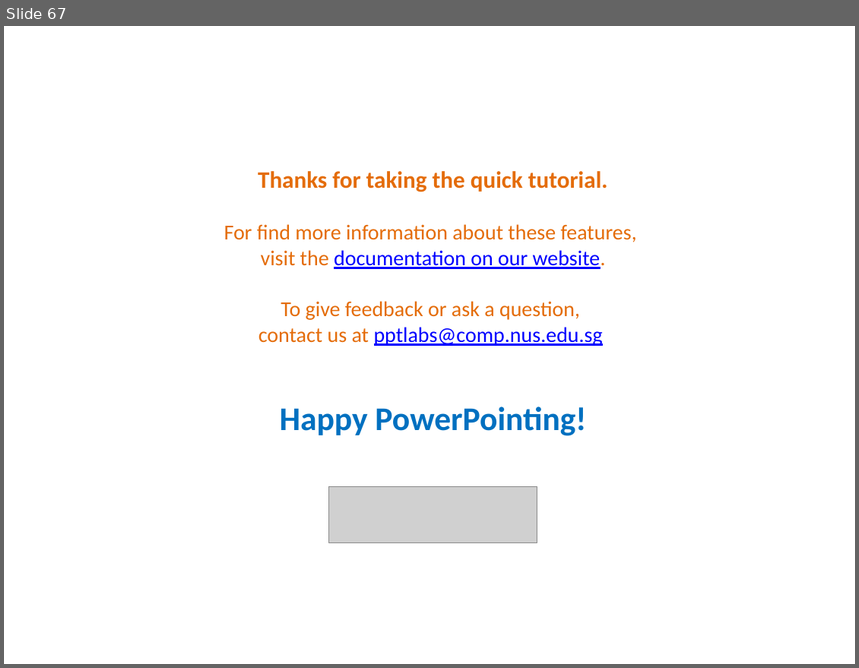
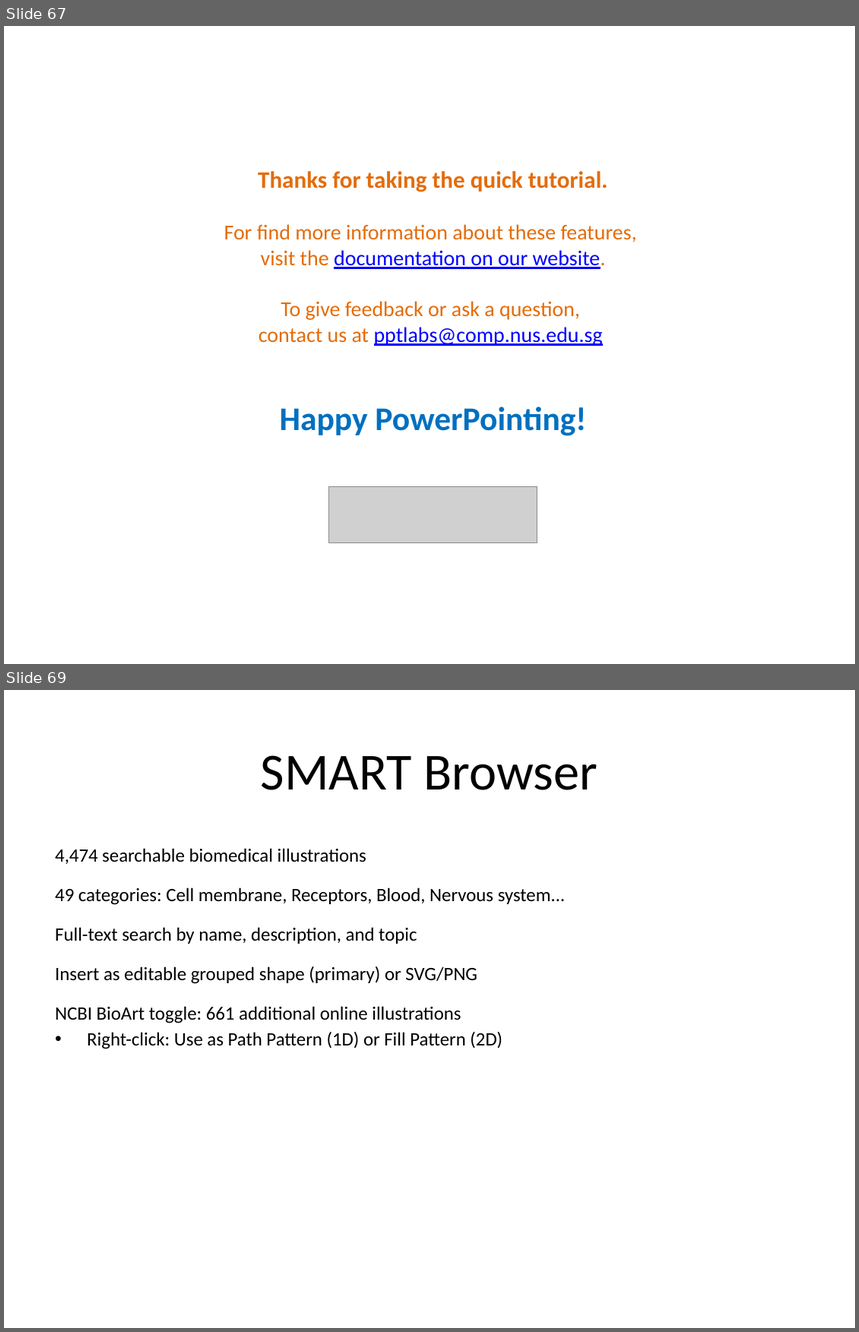
Before and after one commit to TriasJ/BiomedPPTX, a slide deck: doc/Tutorial.pptx. Shown one above the other, each under a label of ours: slide 67 before the commit, slides 67 and 69 after it; the slides between them are not shown. The pictures are 859x668 and 859x1332 pixels, drawn with LibreOffice and Linux fonts; fonts in the diff are those of the drawing; grey boxes stand for pictures. Boxes give left, top, right and bottom in pixels: in the first picture for what was removed or moved away, otherwise in the second. Text is boxed around its words. In the diff, an @@ line names an element or a change of style, - is before the commit and + after.

```diff
--- a/doc/Tutorial.pptx
+++ b/doc/Tutorial.pptx
@@ slide 69 added at (4,690,855,1328), background #FFFFFF @@
@@ title added at (261,755,598,790), 44 pt, text #000000 @@
+SMART Browser
@@ text added at (55,848,566,1049), 16 pt, text #000000 @@
+• 4,474 searchable biomedical illustrations
+  49 categories: Cell membrane, Receptors, Blood, Nervous system...
+  Full-text search by name, description, and topic
+  Insert as editable grouped shape (primary) or SVG/PNG
+  NCBI BioArt toggle: 661 additional online illustrations
+  Right-click: Use as Path Pattern (1D) or Fill Pattern (2D)
```
Also in this commit, not shown: 7 other slides added, 1 other file.
